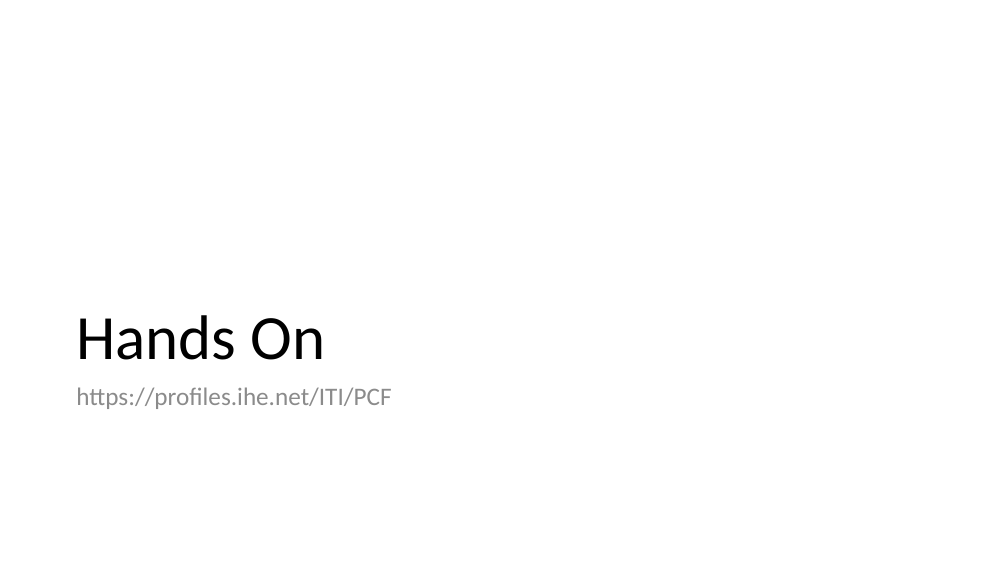
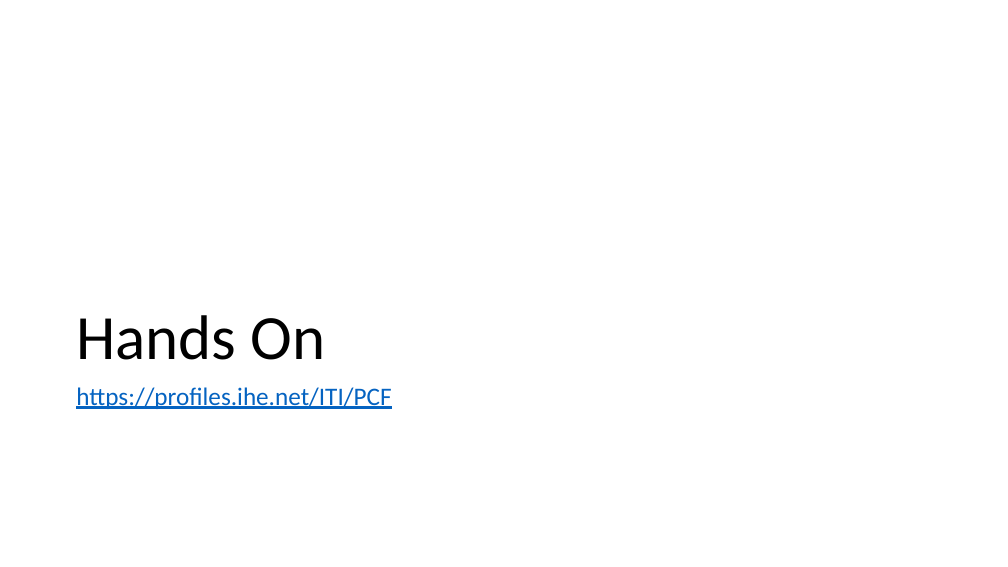
Before and after one commit to IHE/IT-Infrastructure, a slide deck: slide 19 of Presentations/Privacy Consent on FHIR.pptx. Drawn at 1008x567 pixels with LibreOffice and Linux fonts; fonts in the diff are those of the drawing. Boxes give left, top, right and bottom in pixels: in the first picture for what was removed or moved away, otherwise in the second. Text is boxed around its words. In the diff, an @@ line names an element or a change of style, - is before the commit and + after.

```diff
--- a/Presentations/Privacy Consent on FHIR.pptx
+++ b/Presentations/Privacy Consent on FHIR.pptx
@@ text "https://profiles.ihe.net/ITI/PCF" at (76, 387, 391, 409): text colour #8C8C8C to #0563C1, underline on @@
```
Also in this commit, not shown: 7 other slides changed, 1 other file.
